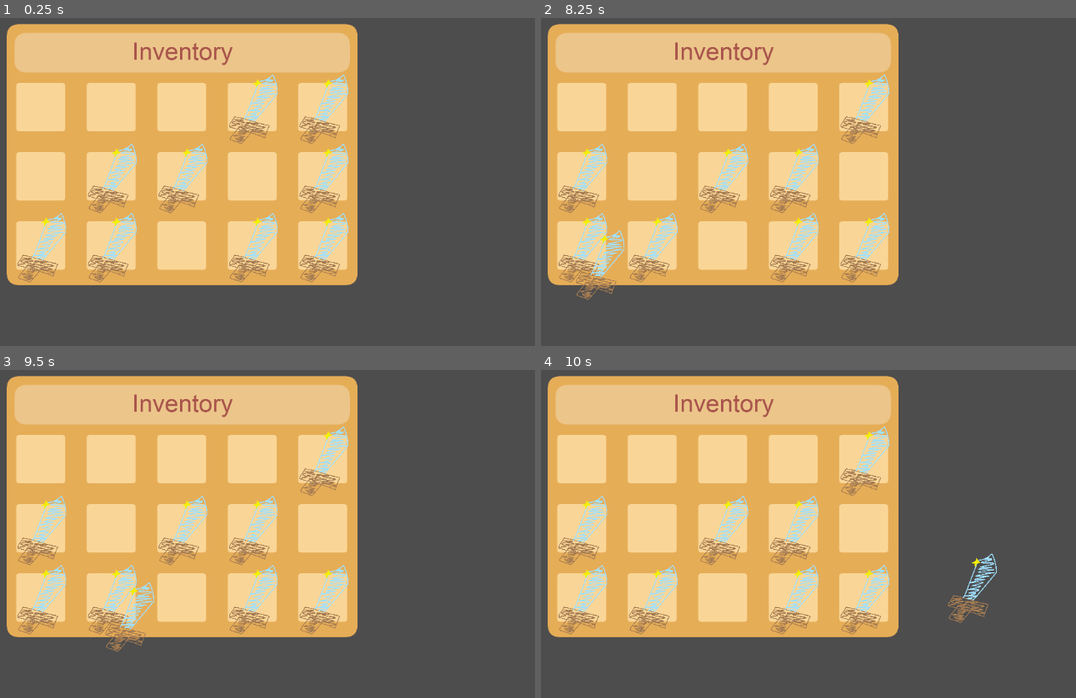
Above: before the commit, frames 1-4 (two rows, left to right).
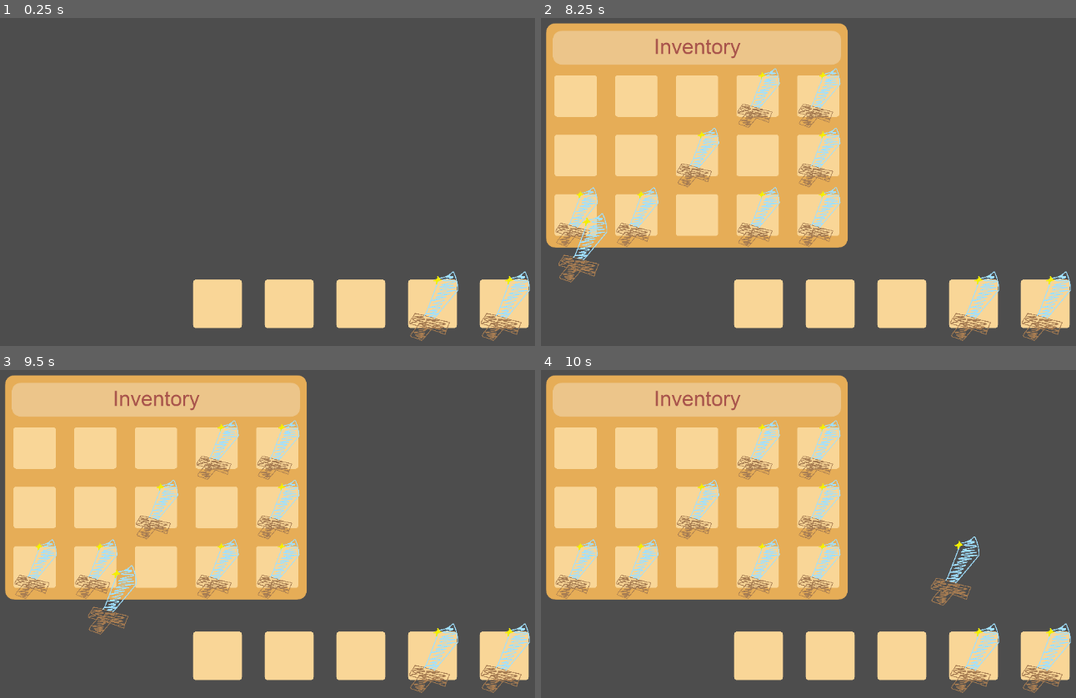
Above: after the commit, the same moments.

Repository: Duckayy/airborne
Game: Godot game, scene res://inventory/inventory.tscn
Two runs of this game, one before a commit and one after it. Both use one fixed random seed, a clock stepped at 60 frames per second and the inputs below. This scene is started directly instead of the project's main scene.
Inputs (mouse positions are in pixels of both pictures, inside the frame that each line leads up to):
- Up to frame 1 (0.25 s): no input
- Up to frame 2 (8.25 s): tap Enter at 0.5, 2, 3.5 s; move the mouse to (583, 106) at 0.52 s; hold D (Move Right) 0.53-1.28 s; tap Ctrl (Crouch) every 1.5 s from 0.6 to 8.1 s; click (583, 106) at 0.67 s; tap Space (Jump) at 0.77, 1.25, 1.52, 2.75, 3.02, 3.77, 4.52, 5, 6.02, 6.77, 7.52 s; move the mouse to (653, 106) at 1.27 s; hold S (Move Backward) 1.28-2.03 s; tap Shift (Sprint) every 1.5 s from 1.35 to 7.35 s; click (653, 106) at 1.42 s; move the mouse to (722, 106) at 2.02 s; hold D (Move Right) 2.03-2.78 s; click (722, 106) at 2.17 s; move the mouse to (792, 106) at 2.77 s; hold W (Move Forward) 2.78-3.53 s; click (792, 106) at 2.92 s; move the mouse to (862, 106) at 3.52 s; hold A (Move Left) 3.53-5.03 s; click (862, 106) at 3.67 s; tap E (InventoryScreen, bound only after the commit) at 4.15 s; move the mouse to (583, 175) at 4.27 s; click (583, 175) at 4.42 s; move the mouse to (653, 175) at 5.02 s; hold S (Move Backward) 5.03-5.78 s; click (653, 175) at 5.17 s; move the mouse to (722, 175) at 5.77 s; hold D (Move Right) 5.78-6.53 s; click (722, 175) at 5.92 s; move the mouse to (792, 175) at 6.52 s; hold W (Move Forward) 6.53-7.28 s; click (792, 175) at 6.67 s; move the mouse to (862, 175) at 7.27 s; hold D (Move Right) 7.28-8.03 s; click (862, 175) at 7.42 s; move the mouse to (583, 244) at 8.02 s; hold S (Move Backward) from 8.03 s (still down); click (583, 244) at 8.17 s
- Up to frame 3 (9.5 s): move the mouse to (112, 596) at 8.77 s; release S (Move Backward) at 8.78 s; hold A (Move Left) from 8.78 s (still down); tap Shift (Sprint) at 8.85 s; click (112, 596) at 8.92 s; tap Space (Jump) at 9.02 s
- Up to frame 4 (10 s): move the mouse to (952, 570) at 9.52 s; release A (Move Left) at 9.53 s; hold W (Move Forward) from 9.53 s (still down); tap Ctrl (Crouch) at 9.6 s; click (952, 570) at 9.67 s; tap Space (Jump) at 9.77 s

The runs differ from the first frame. In frame 1, 59% of the frame differs, in the area x 1-100%, y 1-99%; in frame 2, 43%; in frame 3, 43%; in frame 4, 44%.

Commit message:
Inventory and Hotbar
added
-Visual Hotbar
-Opening and closing inventory
-Interactivity between inventory and hotbar

Diff:
--- a/airborne/inventory/inventory.tscn
+++ b/airborne/inventory/inventory.tscn
@@ -19,15 +19,17 @@
 offset_top = 75.0
 offset_right = 1052.0
 offset_bottom = 552.0
+scale = Vector2(0.86, 0.86)
 texture = ExtResource("1_qse2j")
 expand_mode = 1
 stretch_mode = 4
 
 [node name="GridContainer1" type="GridContainer" parent="." unique_id=1798706670]
-offset_left = 218.0
-offset_top = 171.0
-offset_right = 825.0
-offset_bottom = 540.0
+offset_left = 215.99998
+offset_top = 160.0
+offset_right = 824.0
+offset_bottom = 529.0
+scale = Vector2(0.86, 0.86)
 theme_override_constants/h_separation = 2
 theme_override_constants/v_separation = 0
 columns = 5
@@ -137,11 +139,54 @@
 theme_override_styles/panel = SubResource("StyleBoxTexture_qse2j")
 script = ExtResource("3_f8i2h")
 
+[node name="HBoxContainer" type="HBoxContainer" parent="." unique_id=1692704235]
+offset_left = 524.0
+offset_top = 512.0
+offset_right = 1140.0
+offset_bottom = 632.0
+
+[node name="Slots1" type="Panel" parent="HBoxContainer" unique_id=1056197766]
+custom_minimum_size = Vector2(120, 120)
+layout_mode = 2
+mouse_filter = 1
+theme_override_styles/panel = SubResource("StyleBoxTexture_qse2j")
+script = ExtResource("3_f8i2h")
+
+[node name="Slots2" type="Panel" parent="HBoxContainer" unique_id=1174522626]
+custom_minimum_size = Vector2(120, 120)
+layout_mode = 2
+mouse_filter = 1
+theme_override_styles/panel = SubResource("StyleBoxTexture_qse2j")
+script = ExtResource("3_f8i2h")
+
+[node name="Slots3" type="Panel" parent="HBoxContainer" unique_id=266182263]
+custom_minimum_size = Vector2(120, 120)
+layout_mode = 2
+mouse_filter = 1
+theme_override_styles/panel = SubResource("StyleBoxTexture_qse2j")
+script = ExtResource("3_f8i2h")
+
+[node name="Slots4" type="Panel" parent="HBoxContainer" unique_id=1745913091]
+custom_minimum_size = Vector2(120, 120)
+layout_mode = 2
+mouse_filter = 1
+theme_override_styles/panel = SubResource("StyleBoxTexture_qse2j")
+script = ExtResource("3_f8i2h")
+
+[node name="Slots5" type="Panel" parent="HBoxContainer" unique_id=969041129]
+custom_minimum_size = Vector2(120, 120)
+layout_mode = 2
+mouse_filter = 1
+theme_override_styles/panel = SubResource("StyleBoxTexture_qse2j")
+script = ExtResource("3_f8i2h")
+
 [node name="GhostSlot" type="Panel" parent="." unique_id=2132416458]
 unique_name_in_owner = true
 custom_minimum_size = Vector2(120, 120)
-offset_right = 120.0
-offset_bottom = 120.0
+offset_left = 524.0
+offset_top = 512.0
+offset_right = 644.0
+offset_bottom = 632.0
 mouse_filter = 2
 theme_override_styles/panel = SubResource("StyleBoxTexture_lhcfm")
 script = ExtResource("4_lhcfm")
--- a/airborne/inventory/scripts/ghost_slot.gd
+++ b/airborne/inventory/scripts/ghost_slot.gd
@@ -18,4 +18,4 @@
 	texture_rect.size = self.size
 # Called every frame. 'delta' is the elapsed time since the previous frame.
 func _process(_delta: float) -> void:
-	self.position = get_global_mouse_position() - size / 4
+	self.position = get_global_mouse_position() - size / 2
--- a/airborne/inventory/scripts/inventory.gd
+++ b/airborne/inventory/scripts/inventory.gd
@@ -3,12 +3,17 @@
 const SlotClass = preload("res://inventory/scripts/slots.gd")
 @onready var inventory_slots = $GridContainer1
 @onready var ghost_panel = %GhostSlot
-
-
+@onready var hotbar_slots = $HBoxContainer
+var hide_screen = true
 # Called when the node enters the scene tree for the first time.
 func _ready() -> void:
 	for inv_slots in inventory_slots.get_children():
 		inv_slots.connect("gui_input", _slot_gui_input.bind(inv_slots))
+	for hot_slots in hotbar_slots.get_children():
+		hot_slots.connect("gui_input", _slot_gui_input.bind(hot_slots))
+	$TextureRect.hide()
+	$GridContainer1.hide()
+	%GhostSlot.hide()
 	 # Replace with function body.
 
 func _slot_gui_input(event: InputEvent, inv_slots: SlotClass) -> void:
@@ -55,3 +60,16 @@
 						ghost_panel.item.remove_item_quantity(1)
 					else:
 						inv_slots.slot_place_item(ghost_panel.item)
+
+func _unhandled_key_input(event: InputEvent) -> void:
+	if event.is_action_pressed("InventoryScreen"):
+		if hide_screen:
+			$TextureRect.show()
+			$GridContainer1.show()
+			%GhostSlot.show()
+			hide_screen = false
+		else:
+			$TextureRect.hide()
+			$GridContainer1.hide()
+			%GhostSlot.hide()
+			hide_screen = true
--- a/airborne/project.godot
+++ b/airborne/project.godot
@@ -66,6 +66,11 @@
 "events": [Object(InputEventKey,"resource_local_to_scene":false,"resource_name":"","device":-1,"window_id":0,"alt_press …(195 unchanged characters)…
 ]
 }
+InventoryScreen={
+"deadzone": 0.2,
+"events": [Object(InputEventKey,"resource_local_to_scene":false,"resource_name":"","device":-1,"window_id":0,"alt_pressed":false,"shift_pressed":false,"ctrl_pressed":false,"meta_pressed":false,"pressed":false,"keycode":0,"physical_keycode":69,"key_label":0,"unicode":101,"location":0,"echo":false,"script":null)
+]
+}
 
 [physics]
 
